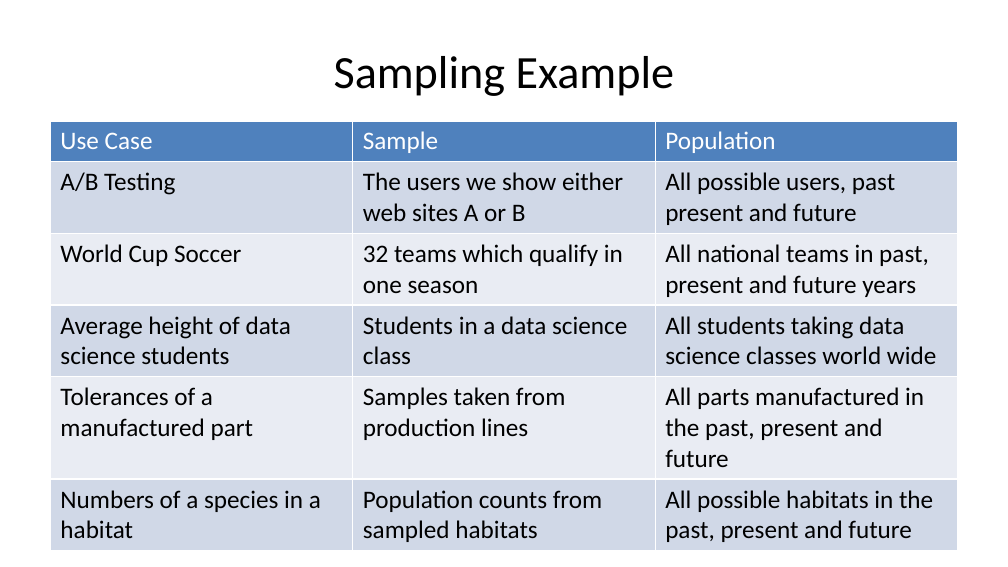
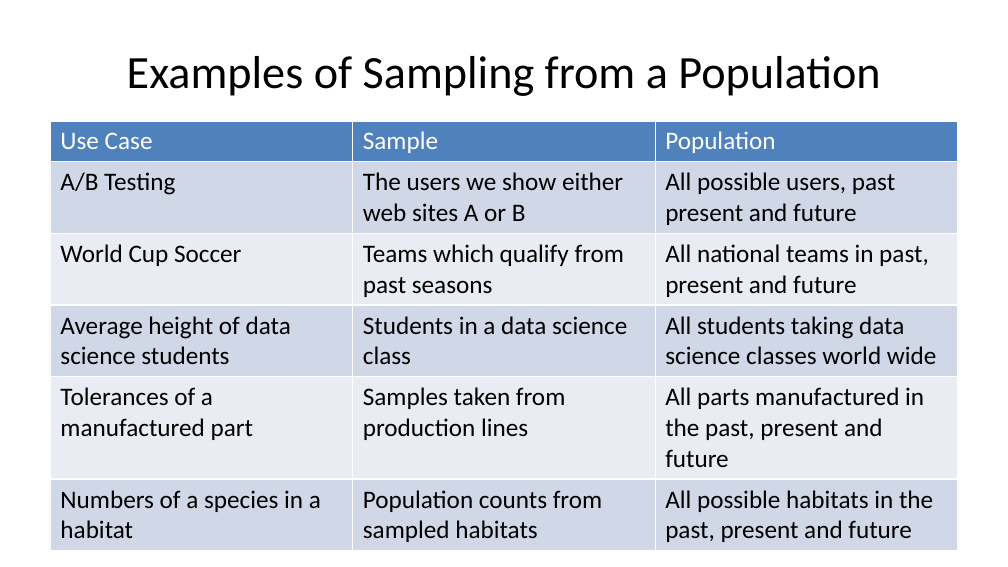
Before and after one commit to StephenElston/CSCI-E-83, a slide deck: slide 11 of LectureSlides/04_SamplingAndSimulation.pptx. Drawn at 1008x567 pixels with LibreOffice and Linux fonts; fonts in the diff are those of the drawing. Boxes give left, top, right and bottom in pixels: in the first picture for what was removed or moved away, otherwise in the second. Text is boxed around its words. In the diff, an @@ line names an element or a change of style, - is before the commit and + after.

Commit message:
Numerous improvements and typo corrections to slides

```diff
--- a/LectureSlides/04_SamplingAndSimulation.pptx
+++ b/LectureSlides/04_SamplingAndSimulation.pptx
@@ title at box(127, 56, 880, 96): text changed @@
-Sampling Example
+Examples of Sampling from a Population
@@ table at box(50, 121, 958, 546) @@
-row 3, column 2: 32 teams which qualify in one season
+row 3, column 2: Teams which qualify from past seasons
-row 3, column 3: All national teams in past, present and future years
+row 3, column 3: All national teams in past, present and future
```
Also in this commit, not shown: 27 other slides changed.
